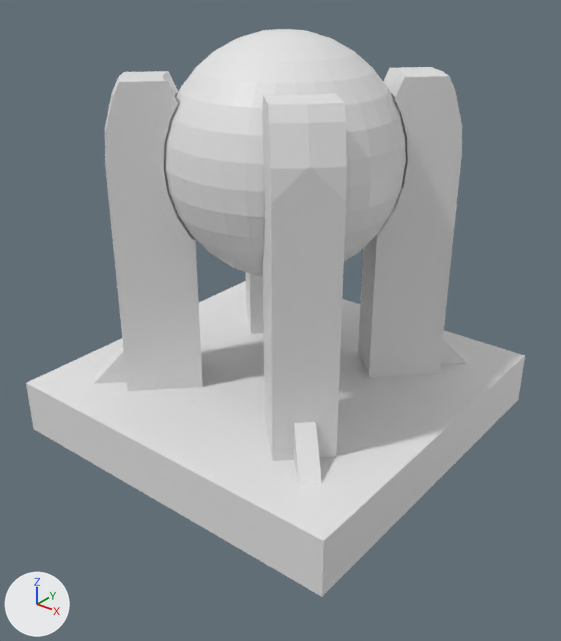
A saved change to the Blender file assets/b_caster/3.blend.
Rendered twice from a 50 mm lens placed at (2.38, -3.0, 0.96), pointed at (0.04, -0.08, -0.85). Arrows for +X, +Y and +Z are at lower left; the lights stay in place.

Script lines for the objects in view, before the commit:
```python
me_cube_004 = bpy.data.meshes.new('Cube.004')
me_cube_004.from_pydata(...)  # 296 vertices, 208 faces; spans x -1.0..1.0, y -1.0..1.0, z -0.15..1.75
me_sphere = bpy.data.meshes.new('Sphere')
me_sphere.from_pydata(...)  # a UV sphere (32 segments, 16 rings, poles along z) spanning x -0.61..0.61, y -0.61..0.61, z -0.61..0.61
ob_base = bpy.data.objects.new('base', me_cube_004)
ob_base.location = (0.0, 0.0, -1.35)
ob_sphere = bpy.data.objects.new('Sphere', me_sphere)
ob_sphere.location = (0.0, 0.0, 0.0)
ob_sphere.scale = (0.984, 0.984, 0.984)
```
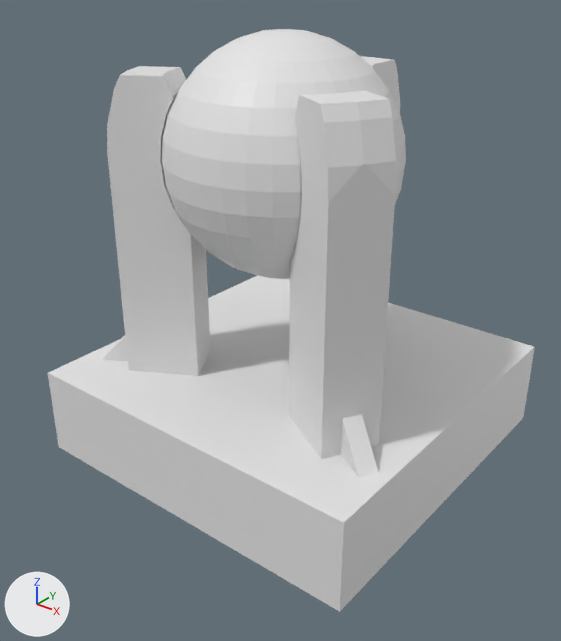
What the commit changed:
Mesh me_cube is new.
It has 224 vertices, 158 faces and spans x -1.0..1.0, y -1.0..1.0, z -1.0..7.4.
Object 'base' (ob_base) is now hidden.
Object '3base' (ob_3base) is new; it shows me_cube.
Its location is (0.0, 0.141, -1.45).
Its scale is (1.0, 1.0, 0.25).

Changed parts and their boxes [x1, y1, x2, y2] in the pictures (561 x 641 px):
'base', hidden
    before: [26, 67, 525, 597]
'3base', added
    after: [48, 56, 535, 612]
